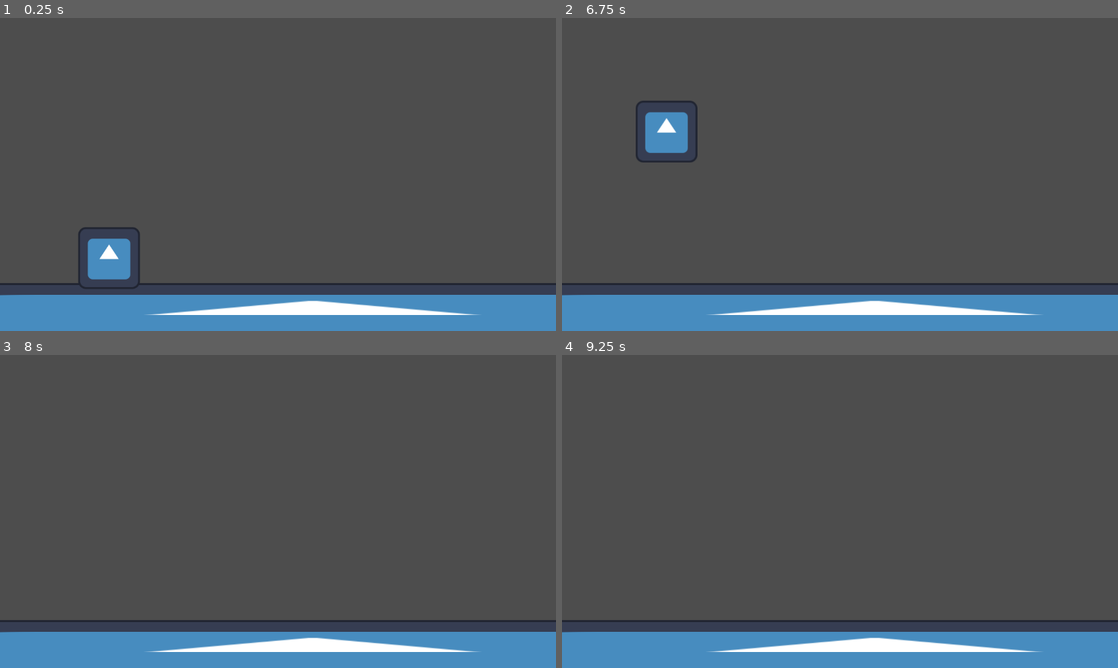
Above: before the commit, frames 1-4 (two rows, left to right).
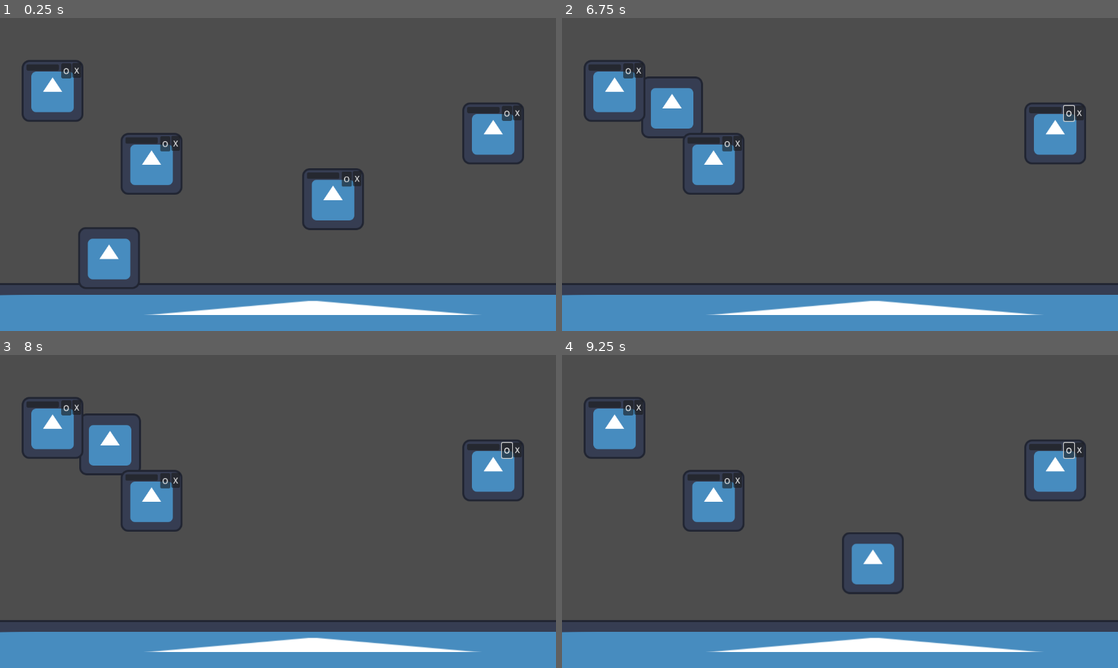
Above: after the commit, the same moments.

Repository: Ondroid91/gamejam25
Game: Godot game, scene res://scenes/level.tscn
The game is run twice, just before and just after one commit, with the same random seed, the same clock (stepped at 60 frames per second) and the same inputs. The engine's default icon, where the game draws it, is replaced by a stand-in: a white triangle on a blue panel in a dark square.
Inputs (mouse positions are in pixels of both pictures, inside the frame that each line leads up to):
- Up to frame 1 (0.25 s): no input
- Up to frame 2 (6.75 s): click (917, 177) at 0.5 s, where only the run after the commit has a clickable "X"; click (1045, 108) at 1.27 s; click (1067, 111) at 2 s, where only the run after the commit has a clickable "O"; tap Enter at 2.75 s; move the mouse to (962, 158) at 2.77 s; hold D (right) 2.78-3.53 s; move the mouse to (728, 190) at 3.52 s; hold A (left) 3.53-4.28 s; move the mouse to (895, 105) at 4.27 s; hold D (right) 4.28-5.03 s; move the mouse to (812, 237) at 5.02 s; hold W (up) 5.03-5.78 s; move the mouse to (1006, 221) at 5.77 s; hold A (left) from 5.78 s (still down); move the mouse to (673, 127) at 6.52 s
- Up to frame 3 (8 s): keep holding A (left); move the mouse to (305, 511) at 7.27 s
- Up to frame 4 (9.25 s): tap Space at 8 s; move the mouse to (756, 433) at 8.02 s; release A (left) at 8.03 s; hold D (right) 8.03-8.78 s; move the mouse to (962, 495) at 8.77 s; hold W (up) from 8.78 s (still down)

The runs differ from the first frame. In frame 1, 6.1% of the frame differs, in the area x 3-95%, y 13-68%; in frame 2, 6.2%, in the area x 3-95%, y 13-57%; in frame 3, 5.8%; in frame 4, 5.9%.

Commit message:
minmalized icon

Diff:
--- a/babca-game/assets/scripts/okno.gd
+++ b/babca-game/assets/scripts/okno.gd
@@ -19,12 +19,15 @@
 @export var min_enabled : bool
 @export var move_ver_enebled : bool = false
 @export var move_hor_enebled : bool = false
-@export var window_speed : float = 100
+
+# move button
 var mouse_pos : Vector2
 var window_moving : bool
 var offset_x: float = 0
 var offset_y: float = 0
 
+# min button
+@export var is_minimalized : bool = false
 
 
 func _ready():
@@ -40,15 +43,23 @@
 	if window_moving:
 		var mouse_pos = get_global_mouse_position()
 		if move_ver_enebled:
-			self.velocity.y = mouse_pos.y - offset_y
+			self.position.y = mouse_pos.y - offset_y
 		elif move_hor_enebled:
-			self.velocity.x = mouse_pos.x - offset_x
+			self.position.x = mouse_pos.x - offset_x
 
 func _on_cancel_button_pressed():
 	queue_free()
 
 func _on_min_button_pressed():
-	print("Minimize button pressed")
+	if is_minimalized:
+		is_minimalized = false
+		static_coll.scale.y = 1
+		static_coll.position.y = 0
+	elif not is_minimalized:
+		is_minimalized = true
+		static_coll.scale.y = 0.2
+		static_coll.position.y = -50
+
 
 func _on_move_button_pressed():
 	window_moving = true
--- /dev/null
+++ b/babca-game/assets/scripts/window.gd
@@ -0,0 +1,65 @@
+class_name window
+extends CharacterBody2D
+
+# -------------- NODES ---------------------------
+@export var ani_sprite_window: AnimatedSprite2D
+@export var ani_sprite_in_window: AnimatedSprite2D
+@export var ani_sprite_cancel_button: AnimatedSprite2D
+@export var ani_sprite_min_button: AnimatedSprite2D
+@export var animation_player: AnimationPlayer
+@export var sound_player: AudioStreamPlayer2D
+@export var static_coll: StaticBody2D
+@export var cancel_button: Button
+@export var min_button: Button
+@export var move_button: Button
+
+# ------------ WINDOW TYPE -----------------------
+@export var window_type: String
+@export var cancel_enabled: bool
+@export var min_enabled: bool
+@export var move_ver_enabled: bool = false
+@export var move_hor_enabled: bool = false
+
+@export var window_speed: float = 10.0  # Ovládání rychlosti pohybu
+var window_moving: bool = false
+var offset_x: float = 0
+var offset_y: float = 0
+var target_position: Vector2
+
+func _ready():
+	if cancel_button:
+		cancel_button.pressed.connect(_on_cancel_button_pressed)
+	if min_button:
+		min_button.pressed.connect(_on_min_button_pressed)
+	if move_button:
+		move_button.button_down.connect(_on_move_button_pressed)
+		move_button.button_up.connect(_on_move_button_released)
+
+func _physics_process(delta: float) -> void:
+	if window_moving:
+		var mouse_pos = get_global_mouse_position()
+
+		if move_hor_enabled:
+			target_position.x = mouse_pos.x - offset_x
+		if move_ver_enabled:
+			target_position.y = mouse_pos.y - offset_y
+
+	# Interpolace pohybu k cílové pozici s omezením kolizí
+	velocity = (target_position - global_position) * window_speed * delta
+	move_and_slide()
+
+func _on_cancel_button_pressed():
+	queue_free()
+
+func _on_min_button_pressed():
+	print("Minimize button pressed")
+
+func _on_move_button_pressed():
+	window_moving = true
+	var mouse_pos = get_global_mouse_position()
+	offset_x = mouse_pos.x - global_position.x
+	offset_y = mouse_pos.y - global_position.y
+	target_position = global_position  # Inicializace cílové pozice
+
+func _on_move_button_released():
+	window_moving = false
--- a/babca-game/scenes/level.tscn
+++ b/babca-game/scenes/level.tscn
@@ -2,7 +2,7 @@
 
 [ext_resource type="PackedScene" uid="uid://42ui80hh5nd5" path="res://scenes/platform.tscn" id="1_w7c3h"]
 [ext_resource type="PackedScene" uid="uid://bb7ootuiqs82c" path="res://scenes/babca.tscn" id="2_w8frs"]
-[ext_resource type="PackedScene" uid="uid://banotl1lnr2mj" path="res://scenes/okno.tscn" id="3_w8frs"]
+[ext_resource type="PackedScene" uid="uid://bf24altkpnwk4" path="res://scenes/windows/okno.tscn" id="4_mx8sn"]
 
 [node name="level" type="Node2D"]
 
@@ -13,11 +13,18 @@
 [node name="babca" parent="." instance=ExtResource("2_w8frs")]
 position = Vector2(226, 476)
 
-[node name="okno" parent="." instance=ExtResource("3_w8frs")]
-position = Vector2(725, 458)
-window_type = null
-cancel_enabled = null
-min_enabled = null
+[node name="okno" parent="." instance=ExtResource("4_mx8sn")]
+position = Vector2(690, 375)
+move_hor_enebled = false
+
+[node name="okno2" parent="." instance=ExtResource("4_mx8sn")]
+position = Vector2(1022, 239)
+move_hor_enebled = false
+
+[node name="okno3" parent="." instance=ExtResource("4_mx8sn")]
+position = Vector2(314, 302)
 move_ver_enebled = true
-move_hor_enebled = null
-move_speed = null
+move_hor_enebled = false
+
+[node name="okno4" parent="." instance=ExtResource("4_mx8sn")]
+position = Vector2(109, 151)
--- /dev/null
+++ b/babca-game/scenes/windows/okno.tscn
@@ -0,0 +1,66 @@
+[gd_scene load_steps=5 format=3 uid="uid://bf24altkpnwk4"]
+
+[ext_resource type="Script" uid="uid://bvvtx3l3lofb1" path="res://assets/scripts/okno.gd" id="1_00nhu"]
+[ext_resource type="Texture2D" uid="uid://bjabrgg3thij8" path="res://icon.svg" id="2_0vrk1"]
+
+[sub_resource type="SpriteFrames" id="SpriteFrames_2lmlr"]
+animations = [{
+"frames": [{
+"duration": 1.0,
+"texture": ExtResource("2_0vrk1")
+}],
+"loop": true,
+"name": &"default",
+"speed": 5.0
+}]
+
+[sub_resource type="RectangleShape2D" id="RectangleShape2D_3lyhc"]
+size = Vector2(119, 117)
+
+[node name="okno" type="Node2D" node_paths=PackedStringArray("ani_sprite_window", "ani_sprite_in_window", "ani_sprite_cancel_button", "ani_sprite_min_button", "static_coll", "cancel_button", "min_button", "move_button")]
+script = ExtResource("1_00nhu")
+ani_sprite_window = NodePath("AnimatedSprite2D")
+ani_sprite_in_window = NodePath("AnimatedSprite2D2")
+ani_sprite_cancel_button = NodePath("AnimatedSprite2D3")
+ani_sprite_min_button = NodePath("AnimatedSprite2D4")
+static_coll = NodePath("StaticBody2D")
+cancel_button = NodePath("cancel")
+min_button = NodePath("min")
+move_button = NodePath("move")
+move_hor_enebled = true
+metadata/_custom_type_script = "uid://bvvtx3l3lofb1"
+
+[node name="AnimatedSprite2D" type="AnimatedSprite2D" parent="."]
+sprite_frames = SubResource("SpriteFrames_2lmlr")
+
+[node name="AnimatedSprite2D2" type="AnimatedSprite2D" parent="."]
+
+[node name="AnimatedSprite2D3" type="AnimatedSprite2D" parent="."]
+
+[node name="AnimatedSprite2D4" type="AnimatedSprite2D" parent="."]
+
+[node name="cancel" type="Button" parent="."]
+offset_left = 41.0
+offset_top = -58.0
+offset_right = 59.0
+offset_bottom = -27.0
+text = "X"
+
+[node name="move" type="Button" parent="."]
+offset_left = -54.0
+offset_top = -55.0
+offset_right = 13.0
+offset_bottom = -42.0
+
+[node name="min" type="Button" parent="."]
+offset_left = 18.0
+offset_top = -57.0
+offset_right = 39.0
+offset_bottom = -26.0
+text = "O"
+
+[node name="StaticBody2D" type="StaticBody2D" parent="."]
+
+[node name="CollisionShape2D" type="CollisionShape2D" parent="StaticBody2D"]
+position = Vector2(0.5, 1.5)
+shape = SubResource("RectangleShape2D_3lyhc")
--- /dev/null
+++ b/babca-game/scenes/windows/window.tscn
@@ -0,0 +1,60 @@
+[gd_scene load_steps=5 format=3 uid="uid://b4ed6x3bhuvjf"]
+
+[ext_resource type="Script" uid="uid://bm2wos4u5u2r5" path="res://assets/scripts/window.gd" id="1_to7fh"]
+[ext_resource type="Texture2D" uid="uid://bjabrgg3thij8" path="res://icon.svg" id="2_qvkcj"]
+
+[sub_resource type="RectangleShape2D" id="RectangleShape2D_qnju7"]
+size = Vector2(115, 114)
+
+[sub_resource type="SpriteFrames" id="SpriteFrames_ato5p"]
+animations = [{
+"frames": [{
+"duration": 1.0,
+"texture": ExtResource("2_qvkcj")
+}],
+"loop": true,
+"name": &"default",
+"speed": 5.0
+}]
+
+[node name="window" type="CharacterBody2D" node_paths=PackedStringArray("ani_sprite_window", "ani_sprite_in_window", "ani_sprite_cancel_button", "ani_sprite_min_button", "cancel_button", "move_button")]
+script = ExtResource("1_to7fh")
+ani_sprite_window = NodePath("window")
+ani_sprite_in_window = NodePath("inner_window")
+ani_sprite_cancel_button = NodePath("cancel_button")
+ani_sprite_min_button = NodePath("min_button")
+cancel_button = NodePath("cancel")
+move_button = NodePath("move")
+metadata/_custom_type_script = "uid://bm2wos4u5u2r5"
+
+[node name="CollisionShape2D" type="CollisionShape2D" parent="."]
+position = Vector2(0.5, 1)
+shape = SubResource("RectangleShape2D_qnju7")
+
+[node name="window" type="AnimatedSprite2D" parent="."]
+sprite_frames = SubResource("SpriteFrames_ato5p")
+
+[node name="inner_window" type="AnimatedSprite2D" parent="."]
+
+[node name="cancel_button" type="AnimatedSprite2D" parent="."]
+
+[node name="min_button" type="AnimatedSprite2D" parent="."]
+
+[node name="cancel" type="Button" parent="."]
+offset_left = 41.0
+offset_top = -58.0
+offset_right = 59.0
+offset_bottom = -27.0
+text = "X"
+
+[node name="move" type="Button" parent="."]
+offset_left = -54.0
+offset_top = -55.0
+offset_right = 13.0
+offset_bottom = -42.0
+
+[node name="min" type="Button" parent="."]
+offset_left = 22.0
+offset_top = -57.0
+offset_right = 36.0
+offset_bottom = -39.0
Not shown, added: babca-game/assets/scripts/window.gd.uid
